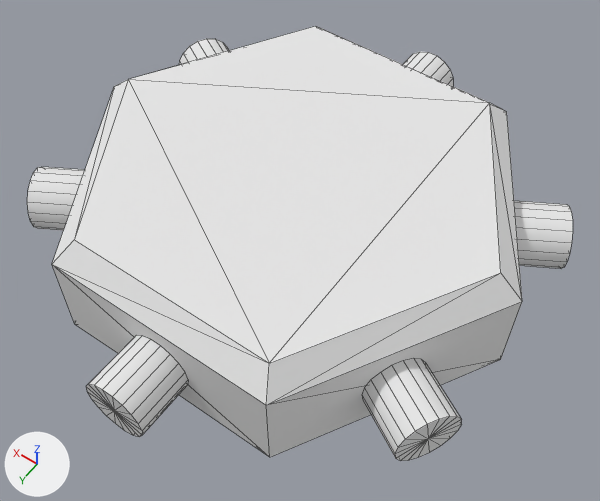
The FBX model Cloud City/Assets/Hugo/Holo/Holo_Usine.fbx, before and after one commit.
Both versions are drawn from a 50 mm lens placed at (-4.68, 6.47, 9.62), pointed at (-0.25, 0.27, -0.13). The lights are fixed; the arrows at lower left show +X, +Y and +Z. Mesh edges are drawn as thin lines. Where no turn or scale is listed for an object, it has been applied to the vertices.

Script lines for the objects in view, before the commit:
```python
me_mesh = bpy.data.meshes.new('Mesh')
me_mesh.from_pydata(...)  # 37 vertices, 36 faces; spans x -0.469..0.465, y -3.899..-3.027, z -0.46..0.46
me_mesh.materials.append(mat_blanc_wireframe)  # white #e7e7e7
me_mesh_005 = bpy.data.meshes.new('Mesh.005')
me_mesh_005.from_pydata(...)  # 37 vertices, 36 faces; spans x -3.611..-2.389, y -2.352..-1.108, z -0.46..0.46
me_mesh_005.materials.append(mat_blanc_wireframe)  # white #e7e7e7
me_mesh_006 = bpy.data.meshes.new('Mesh.006')
me_mesh_006.from_pydata(...)  # 24 vertices, 44 faces; spans x -3.5..3.5, y -3.03..3.03, z 0.0..2.06
me_mesh_006.materials.append(mat_couleur)  # white #e7e7e7
ob_connexion = bpy.data.objects.new('Connexion', me_mesh)
ob_connexion.location = (0.0, 0.0, 0.21)
ob_connexion_005 = bpy.data.objects.new('Connexion.005', me_mesh_005)
ob_connexion_005.location = (0.0, 0.0, 0.21)
ob_holo_usine = bpy.data.objects.new('Holo_Usine', me_mesh_006)
ob_holo_usine.location = (0.0, 0.0, -0.78)
# also in view: 'Connexion.003' at (0.0, 3.46, 0.21); 'Connexion.004' at (-3.0, 1.73, 0.21); 'Connexion.001' at (3.0, -1.73, 0.21); 'Connexion.002' at (3.0, 1.73, 0.21)
```
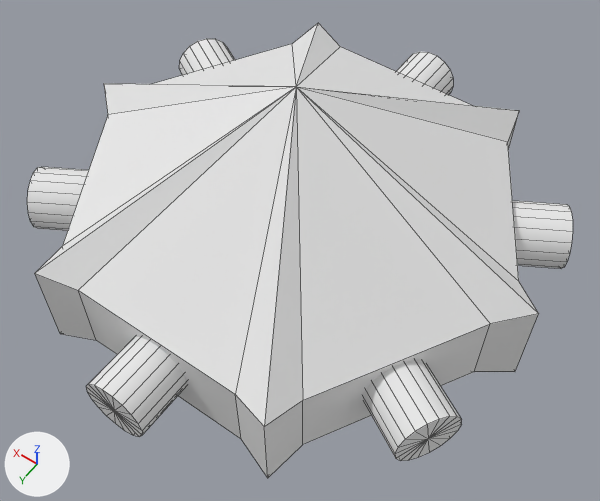
The edits, one by one:
Mesh me_mesh_006_1 is new.
It has 38 vertices, 54 faces and spans x -3.74..3.74, y -3.24..3.24, z -1.6..3.49.
It uses material mat_couleur (white #e7e7e7).
Object 'Holo_Usine' (ob_holo_usine) is deleted.
Object 'Holo_usine' (ob_holo_usine_1) is new; it shows me_mesh_006_1.
Its location is (0.0, 0.0, -0.78).

Boxes (x1, y1, x2, y2) around the edits, measured in the pictures (600 x 501 px):
'Holo_usine', added: after (35, 23, 539, 478)
'Holo_Usine', deleted: before (52, 26, 522, 457)
